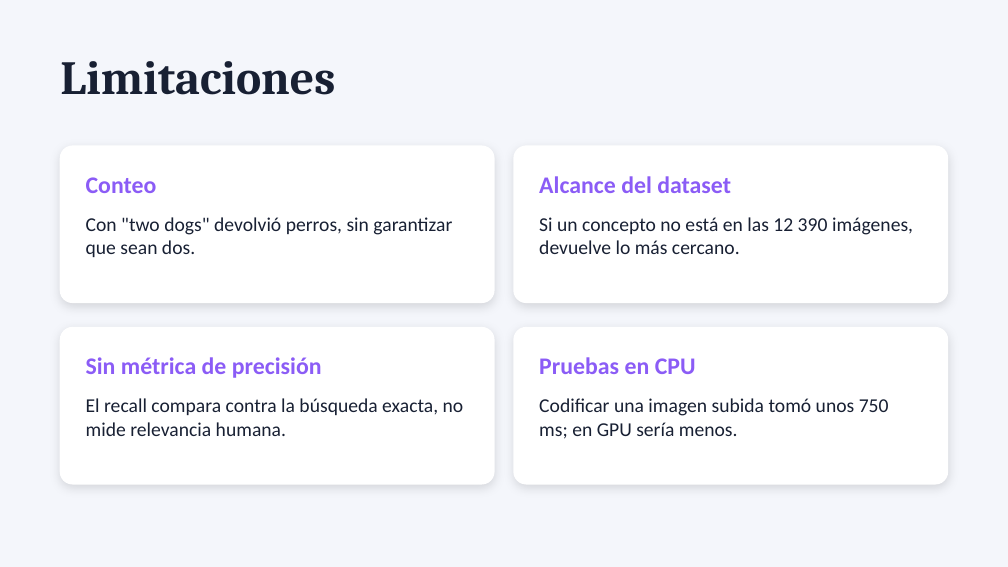
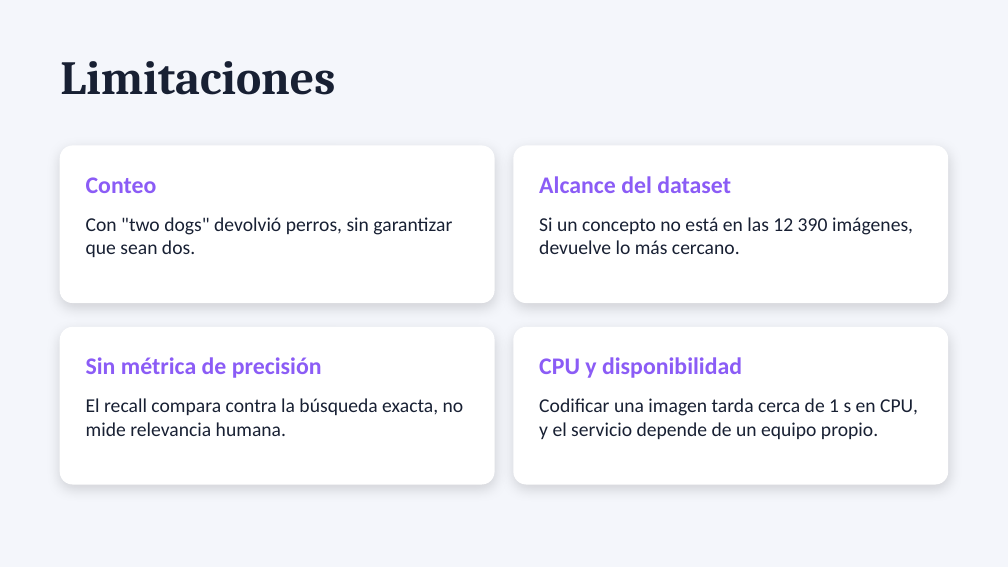
Before and after one commit to josemaames/PRESENTACI-N-FINAL---B-SQUEDA-MULTIMODAL-DE-IM-GENES, a slide deck: slide 13 of presentacion.pptx (slide 11 before the commit). Drawn at 1008x567 pixels with LibreOffice and Linux fonts; fonts in the diff are those of the drawing. Boxes give left, top, right and bottom in pixels: in the first picture for what was removed or moved away, otherwise in the second. Text is boxed around its words. In the diff, an @@ line names an element or a change of style, - is before the commit and + after.

```diff
--- a/presentacion.pptx
+++ b/presentacion.pptx
@@ rounded rectangle at (514, 328, 948, 484): shadow changed @@
@@ text at (539, 357, 742, 378): text changed @@
-Pruebas en CPU
+CPU y disponibilidad
@@ text at (539, 398, 918, 439): text changed @@
-Codificar una imagen subida tomó unos 750 ms; en GPU sería menos.
+Codificar una imagen tarda cerca de 1 s en CPU, y el servicio depende de un equipo propio.
```
Also in this commit, not shown: 9 other slides changed, 4 slides added, 1 slide removed.
